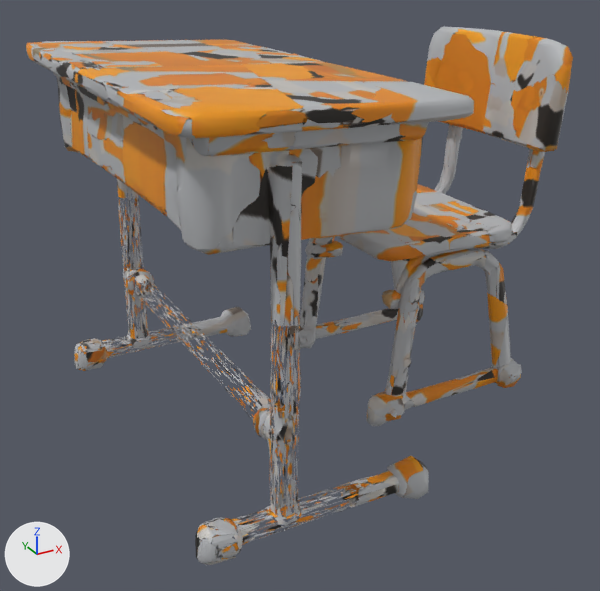
Renders of the FBX model Assets/Resources/Classroom/furniture/furnitureModel.fbx from each side of a commit.
Both versions are drawn from a 50 mm camera at (-0.858, -1.457, 0.998) aimed at (-0.068, -0.021, 0.28). Arrows for +X, +Y and +Z are at lower left; the lights stay in place. The picture after the commit comes second. Vertices at exactly the same position are counted once.

Names of what the first picture shows: 'tripo_node_dbfb59af-f5bf-4da1-8f9e-cf87bb487ad4'.
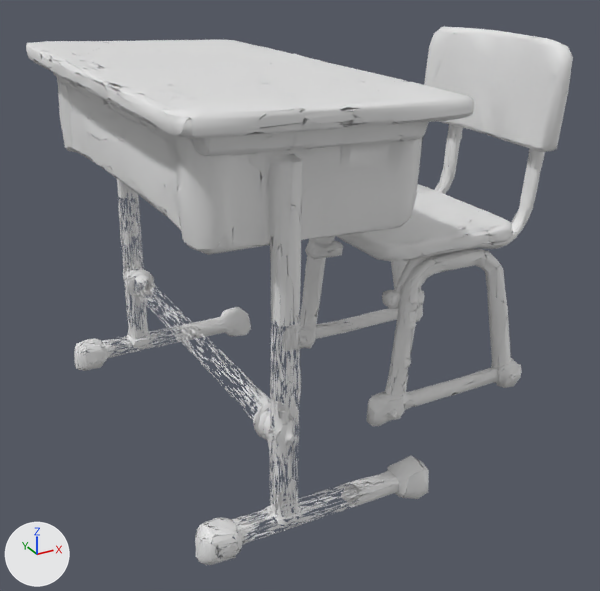
What differs and where, as boxes (x1, y1, x2, y2) in the pictures (600 x 591 px):
```json
{"part": 1, "of": "me_meshes_0", "change": "deleted", "before": [35, 44, 538, 374], "on screen": "mostly hidden"}
{"part": 2, "of": "me_meshes_0", "change": "deleted", "before": [292, 331, 344, 349]}
{"part": 3, "of": "me_meshes_0", "change": "recoloured", "before": [26, 26, 573, 565], "after": [26, 26, 573, 565], "on screen": "lighter"}
```

Scene script edits in JSON lines:
```json
{"op": "add", "block": "mat_rebaked_source_color_001", "code": ["mat_rebaked_source_color_001 = principled_material('Rebaked source color.001')", "mat_rebaked_source_color_001.base_color = (0.8, 0.8, 0.8)  # white #e7e7e7"]}
{"block": "me_meshes_0", "where": "# used by ob_tripo_node_dbfb59af_f5bf_4da1_8f9e_cf87bb487ad4; location = (0.0, 0.0, 0.0)"}
{"op": "remove", "block": "me_meshes_0", "code": "me_meshes_0.from_pydata(...)  # 36465 vertices, 15999 faces; spans x -0.49..0.491, y -0.46..0.461, z 0.0..0.795"}
{"op": "add", "block": "me_meshes_0", "code": "me_meshes_0.from_pydata(...)  # 36291 vertices, 15999 faces; spans x -0.49..0.491, y -0.46..0.461, z 0.0..0.795"}
{"block": "me_meshes_0", "change": "me_meshes_0 part 1: 169 vertices removed from x -0.49..0.465, y -0.407..0.46, z 0.071..0.778"}
{"block": "me_meshes_0", "change": "me_meshes_0 part 2: 2 vertices removed from x 0.02..0.135, y 0.178..0.183, z 0.049..0.051"}
{"block": "me_meshes_0", "change": "me_meshes_0 part 3: 15623 faces spanning x -0.49..0.491, y -0.46..0.461, z 0.0..0.795 switch from mat_tripo_material_dbfb59af_f5bf_4da1_8f9e_cf87bb487ad4 (picture img_basecolor_png) to mat_rebaked_source_color_001 (white #e7e7e7)"}
{"block": "me_meshes_0", "change": "other edits to the shape of me_meshes_0 do not show in these pictures"}
```
